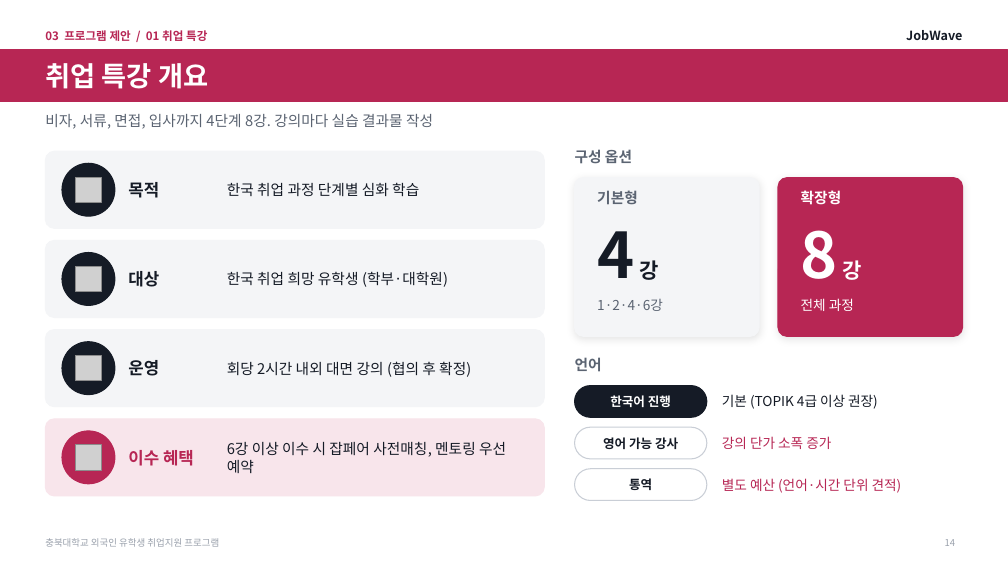
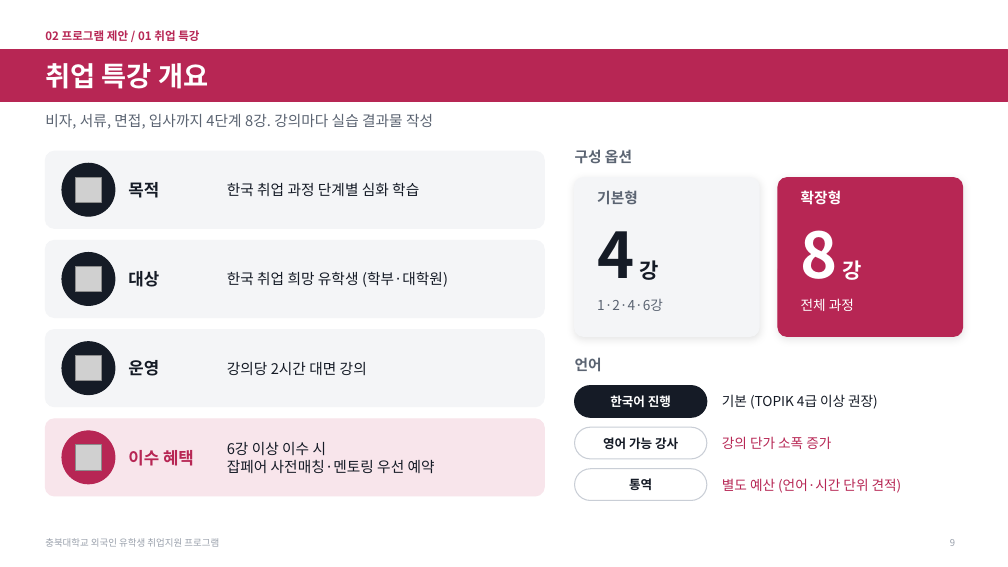
Before and after one commit to job-wave/Codex, a slide deck: slide 9 of output/jobwave-cbnu-proposal/JobWave_proposal_visual.pptx (slide 14 before the commit). Drawn at 1008x567 pixels with LibreOffice and Linux fonts; fonts in the diff are those of the drawing; grey boxes stand for pictures; background and template pictures are left out. Boxes give left, top, right and bottom in pixels: in the first picture for what was removed or moved away, otherwise in the second. Text is boxed around its words. In the diff, an @@ line names an element or a change of style, - is before the commit and + after.

```diff
--- a/output/jobwave-cbnu-proposal/JobWave_proposal_visual.pptx
+++ b/output/jobwave-cbnu-proposal/JobWave_proposal_visual.pptx
@@ text at (45,30,199,41): text changed @@
-03 프로그램 제안 / 01 취업 특강
+02 프로그램 제안 / 01 취업 특강
@@ text removed at (906,30,962,40) @@
-JobWave
@@ text at (227,362,367,375): text changed @@
-회당 2시간 내외 대면 강의 (협의 후 확정)
+강의당 2시간 대면 강의
@@ text at (227,442,435,473): text changed @@
-6강 이상 이수 시 잡페어 사전매칭, 멘토링 우선 예약
+6강 이상 이수 시
+잡페어 사전매칭·멘토링 우선 예약
@@ page number at (950,539,955,546): text changed @@
-14
+9
```
Also in this commit, not shown: 37 other slides changed, 5 slides removed, 8 other files.
